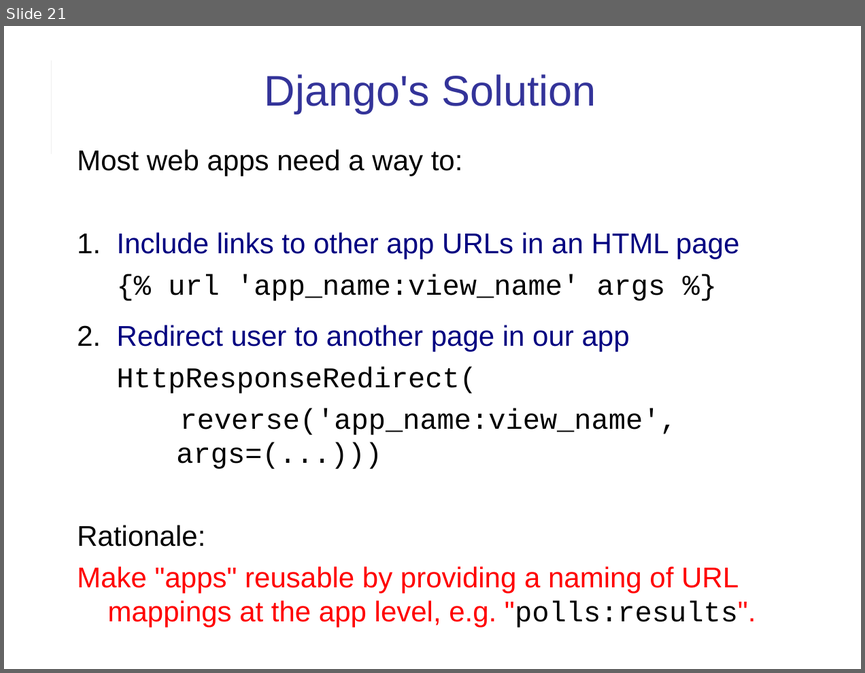
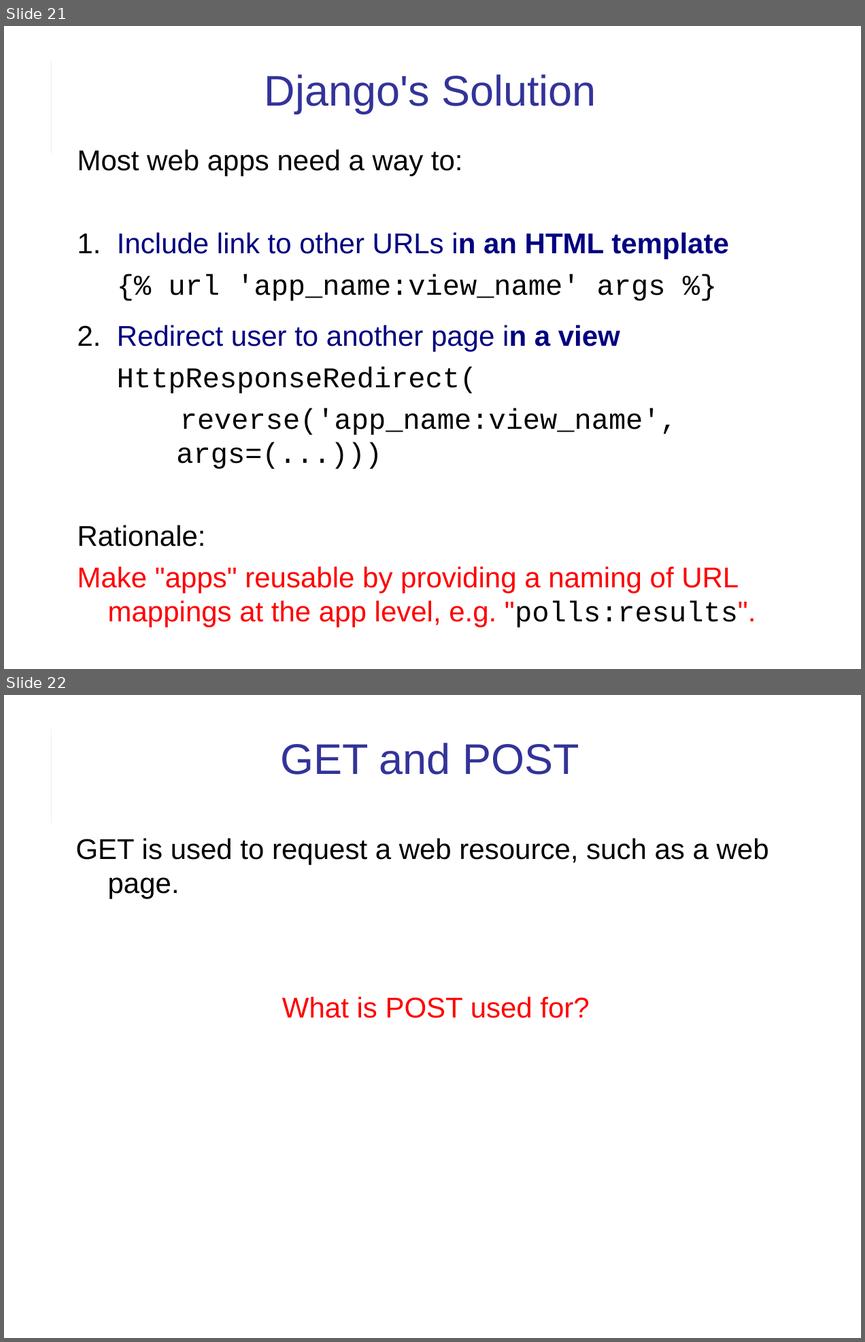
Before and after one commit to cpske/ISP, a slide deck: django/Django-review-1.ppt. Shown one above the other, each under a label of ours: slide 21 before the commit, slides 21 and 22 after it. The pictures are 865x673 and 865x1342 pixels, drawn with LibreOffice and Linux fonts; fonts in the diff are those of the drawing. Boxes give left, top, right and bottom in pixels: in the first picture for what was removed or moved away, otherwise in the second. Text is boxed around its words. In the diff, an @@ line names an element or a change of style, - is before the commit and + after.

```diff
--- a/django/Django-review-1.ppt
+++ b/django/Django-review-1.ppt
@@ slide 22 added at <box>4,695,861,1338</box>, background #FFFFFF; not listed: 2 template elements that a slide beside it also shows @@
@@ title added at <box>280,743,579,775</box>, 36 pt, text #333399 @@
+GET and POST
@@ text added at <box>76,838,769,1018</box>, 24 pt, text #000000 @@
+GET is used to request a web resource, such as a web page.
+What is POST used for?
@@ slide 21 changed as well @@
@@ text at <box>77,232,729,259</box>: text changed @@
-1. Include links to other app URLs in an HTML page
+1. Include link to other URLs in an HTML template
@@ text at <box>77,325,620,351</box>: text changed @@
-2. Redirect user to another page in our app
+2. Redirect user to another page in a view
```
Also in this commit, not shown: 3 other slides changed, 1 other slide added, 3 other files.
